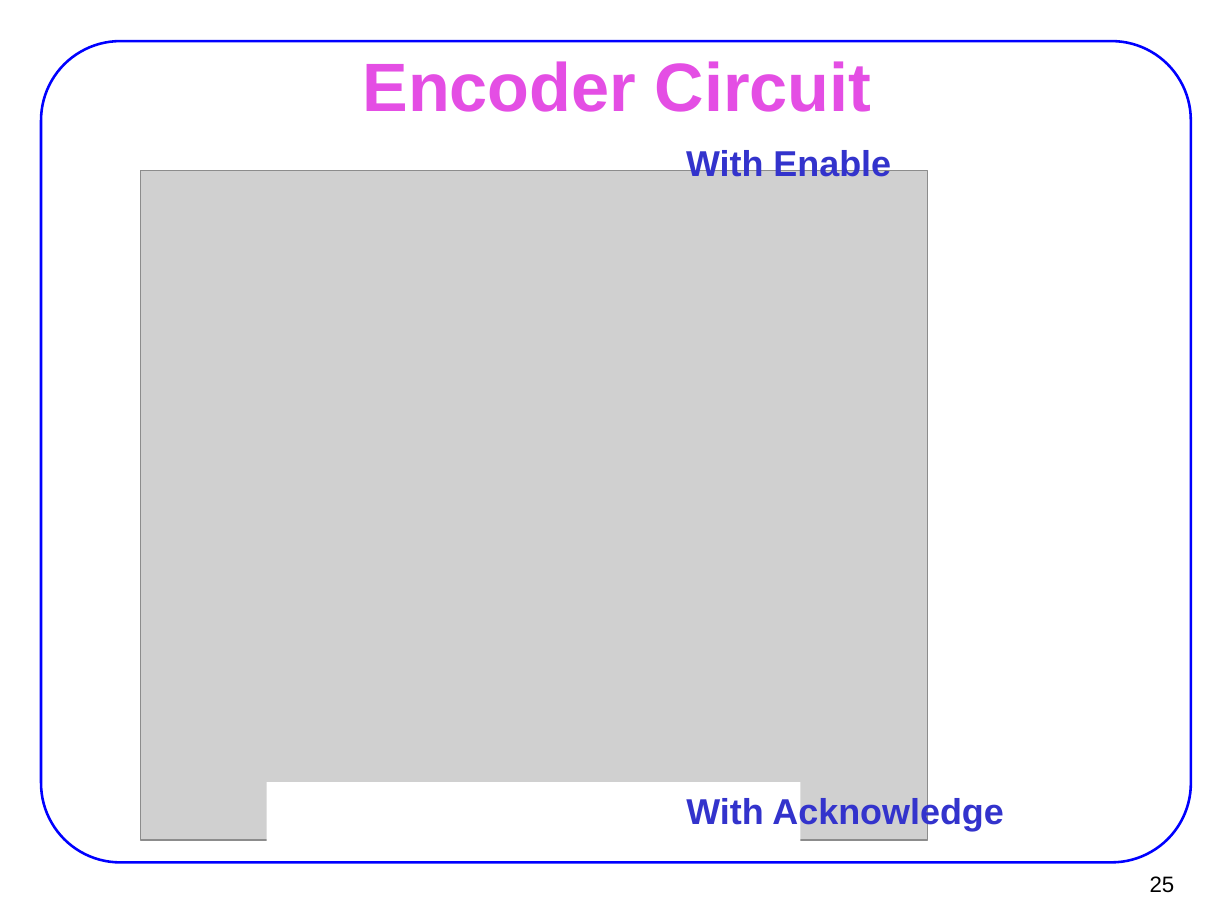
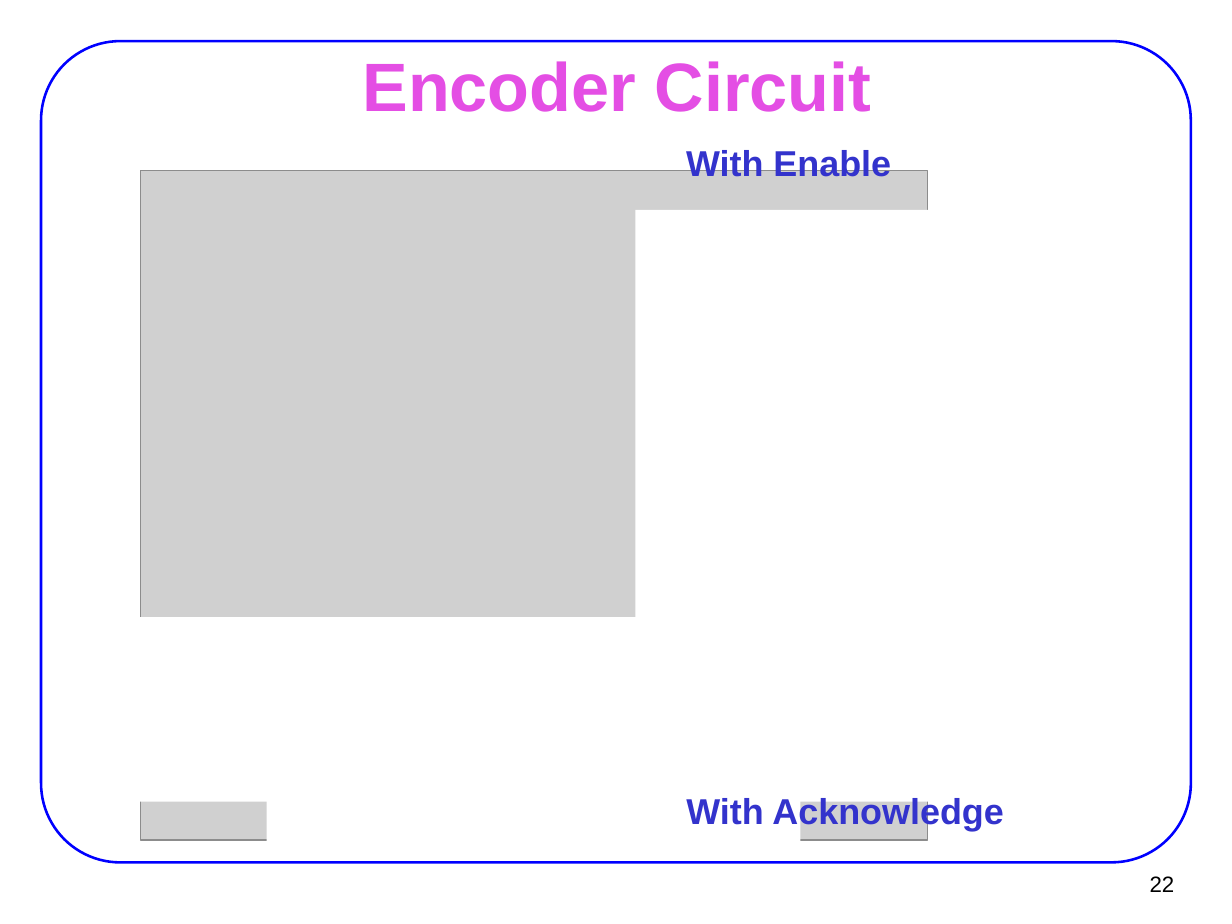
Before and after one commit to AUT-CE-Archive/AUT-CE-LC, a slide deck: slide 22 of Slides/06_decoder.ppt (slide 25 before the commit). Drawn at 1232x924 pixels with LibreOffice and Linux fonts; fonts in the diff are those of the drawing; grey boxes stand for pictures. Boxes give left, top, right and bottom in pixels: in the first picture for what was removed or moved away, otherwise in the second. Text is boxed around its words. In the diff, an @@ line names an element or a change of style, - is before the commit and + after.

```diff
--- a/Slides/06_decoder.ppt
+++ b/Slides/06_decoder.ppt
@@ rectangle added at (x1=636, y1=209, x2=946, y2=627), fill #FFFFFF @@
@@ rectangle added at (x1=83, y1=617, x2=1024, y2=802), fill #FFFFFF @@
@@ page number at (x1=1150, y1=876, x2=1175, y2=892): text changed @@
-25
+22
```
Also in this commit, not shown: 11 other slides changed, 3 slides added, 7 slides removed, 31 other files.
